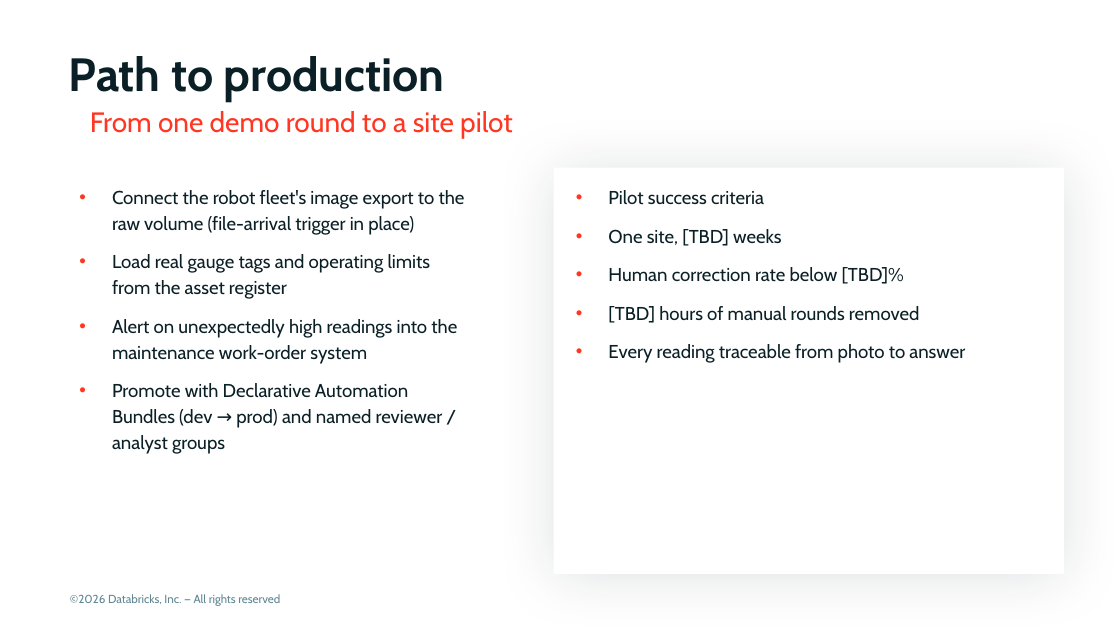
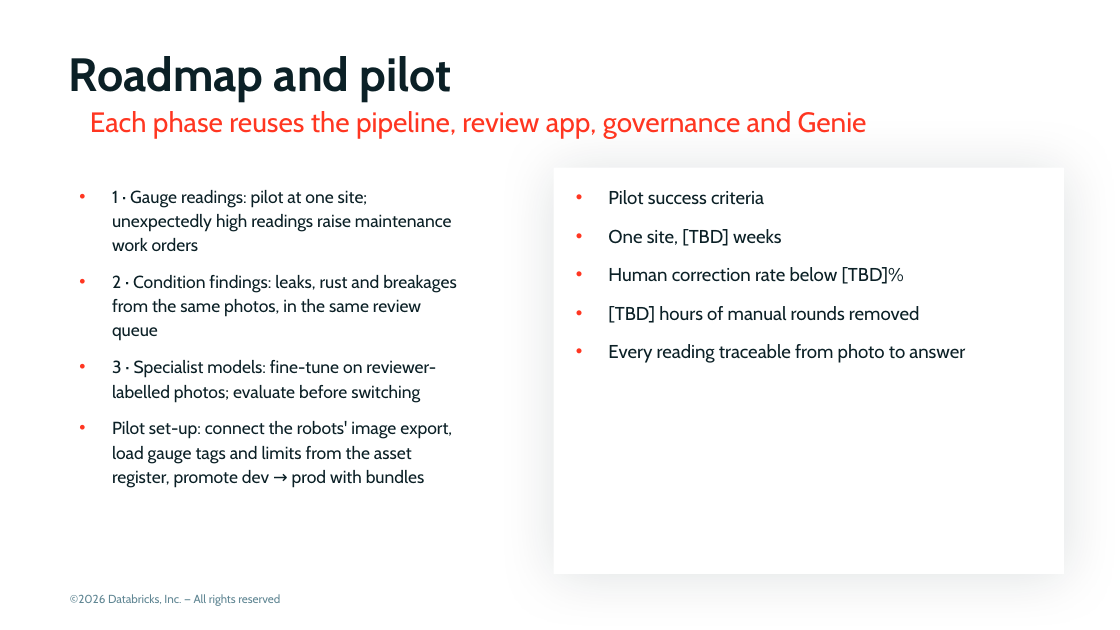
Before and after one commit to admitrewski/pressure-gauge-reader, a slide deck: slide 10 of deck/pressure-gauge-reader.pptx (slide 15 before the commit). Drawn at 1120x630 pixels with LibreOffice and Linux fonts; fonts in the diff are those of the drawing; background and template pictures are left out. Boxes give left, top, right and bottom in pixels: in the first picture for what was removed or moved away, otherwise in the second. Text is boxed around its words. In the diff, an @@ line names an element or a change of style, - is before the commit and + after.

```diff
--- a/deck/pressure-gauge-reader.pptx
+++ b/deck/pressure-gauge-reader.pptx
@@ title at bbox=[69, 56, 452, 102]: text changed @@
-Path to production
+Roadmap and pilot
@@ text at bbox=[90, 111, 867, 138]: text changed @@
-From one demo round to a site pilot
+Each phase reuses the pipeline, review app, governance and Genie
@@ text at bbox=[112, 190, 456, 487]: text changed; size 16 to 15 pt @@
-• Connect the robot fleet's image export to the raw volume (file-arrival trigger in place)
-• Load real gauge tags and operating limits from the asset register
-• Alert on unexpectedly high readings into the maintenance work-order system
-• Promote with Declarative Automation Bundles (dev → prod) and named reviewer / analyst groups
+• 1 · Gauge readings: pilot at one site; unexpectedly high readings raise maintenance work orders
+• 2 · Condition findings: leaks, rust and breakages from the same photos, in the same review queue
+• 3 · Specialist models: fine-tune on reviewer-labelled photos; evaluate before switching
+• Pilot set-up: connect the robots' image export, load gauge tags and limits from the asset register, promote dev → prod with bundles
```
Also in this commit, not shown: 3 other slides changed, 5 slides removed, 3 other files.
